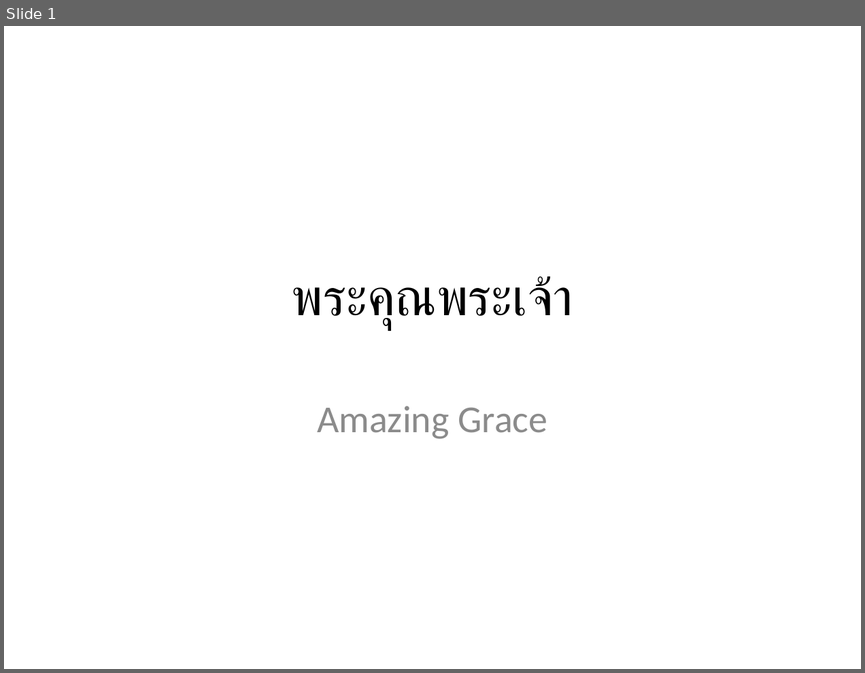
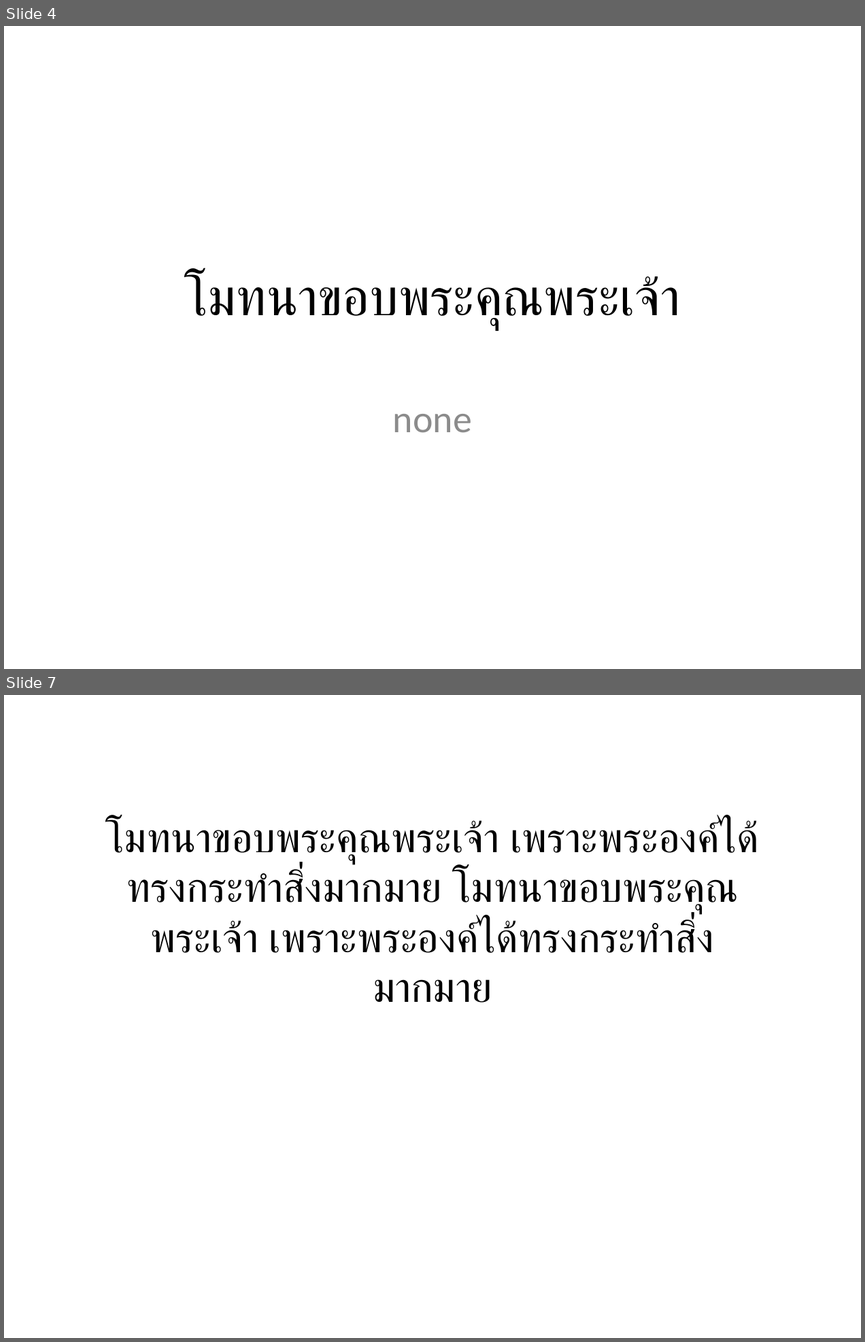
Before and after one commit to mightmay/songpptcreator, a slide deck: finishedppt/WorshipSongs.pptx. Shown one above the other, each under a label of ours: slide 1 before the commit, slides 4 and 7 after it; the slides between them are not shown. The pictures are 865x673 and 865x1342 pixels, drawn with LibreOffice and Linux fonts; fonts in the diff are those of the drawing. Boxes give left, top, right and bottom in pixels: in the first picture for what was removed or moved away, otherwise in the second. Text is boxed around its words. In the diff, an @@ line names an element or a change of style, - is before the commit and + after.

```diff
--- a/finishedppt/WorshipSongs.pptx
+++ b/finishedppt/WorshipSongs.pptx
@@ slide 7 added at <box>4,695,861,1338</box>, background #FFFFFF @@
@@ text added at <box>106,819,759,953</box>, 35 pt, text #000000 @@
+โมทนาขอบพระคุณพระเจ้า เพราะพระองค์ได้ทรงกระทำสิ่งมากมาย โมทนาขอบพระคุณพระเจ้า เพราะพระองค์ได้ทรงกระทำสิ่งมากมาย
@@ what was slide 1 is now slide 4 @@
@@ slide 4 changed as well @@
@@ title at <box>184,274,680,329</box>: text changed @@
-พระคุณพระเจ้า
+โมทนาขอบพระคุณพระเจ้า
@@ subtitle at <box>393,414,472,433</box>: text changed @@
-Amazing Grace
+none
```
Also in this commit, not shown: 14 other slides added, 12 slides removed, 4 other files.
